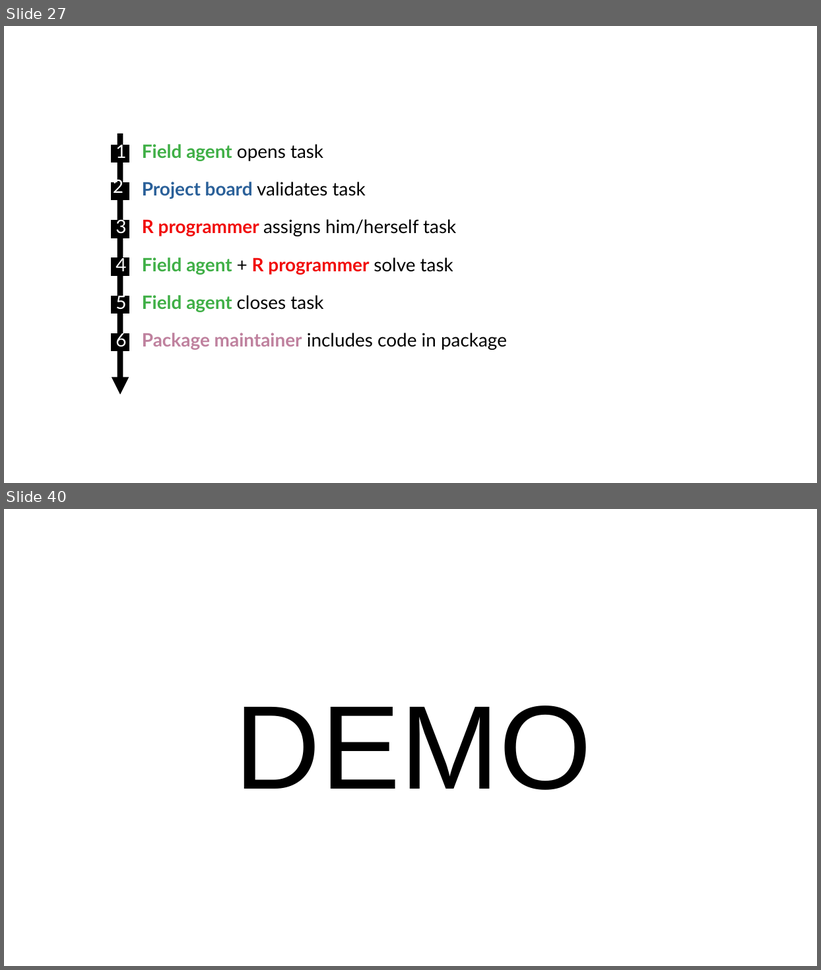
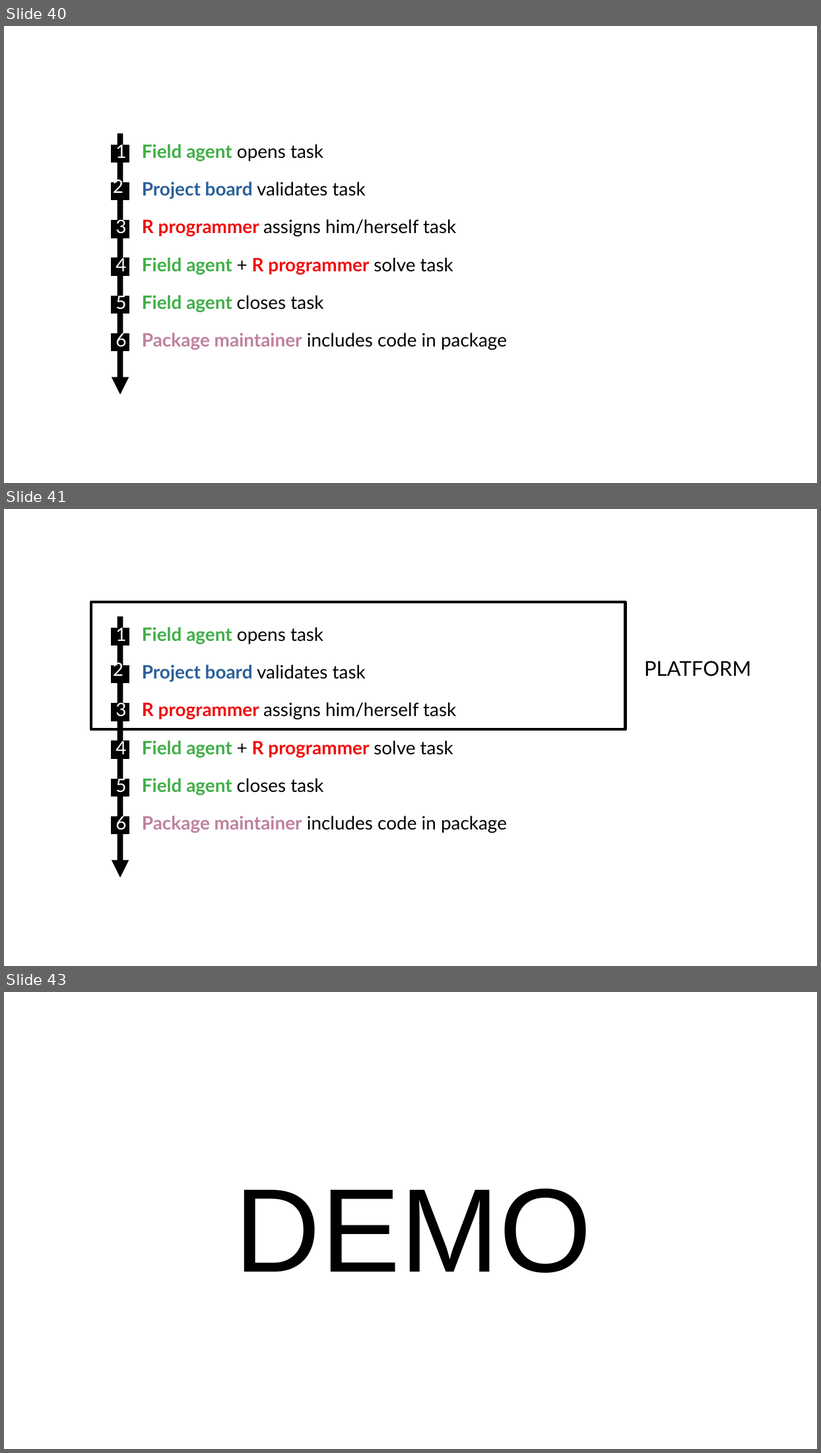
Before and after one commit to matthieugold/covid-19-challenge, a slide deck: docs/dscc_presentation/dscc_presentation.odp. Shown one above the other, each under a label of ours: slides 27 and 40 before the commit, slides 40, 41 and 43 after it; the slides between them are not shown. The pictures are 821x970 and 821x1453 pixels, drawn with LibreOffice and Linux fonts; fonts in the diff are those of the drawing. Boxes give left, top, right and bottom in pixels: in the first picture for what was removed or moved away, otherwise in the second. Text is boxed around its words. In the diff, an @@ line names an element or a change of style, - is before the commit and + after.

```diff
--- a/docs/dscc_presentation/dscc_presentation.odp
+++ b/docs/dscc_presentation/dscc_presentation.odp
@@ slide 41 added at (4, 509, 817, 966), background #FFFFFF @@
@@ rectangle added at (91, 602, 625, 729), outline #000000 2.83 pt @@
@@ text added at (116, 625, 126, 641), 18 pt, text #FFFFFF @@
+1
@@ arrow added from (120, 617) to (120, 878), #000000 5.67 pt @@
@@ text added at (142, 627, 323, 644), 18 pt, text #3FAF46, bold @@
+Field agent opens task
@@ rectangle added at (112, 628, 129, 646), fill #000000, outline #000000 0 pt @@
@@ rectangle added at (112, 666, 129, 684), fill #000000, outline #000000 0 pt @@
@@ text added at (113, 660, 123, 676), 18 pt, text #FFFFFF @@
+2
@@ text added at (142, 665, 366, 682), 18 pt, text #000000 @@
+Project board validates task
@@ text added at (644, 661, 751, 677), 20 pt, text #000000 @@
+PLATFORM
@@ rectangle added at (112, 704, 129, 722), fill #000000, outline #000000 0 pt @@
@@ text added at (116, 700, 126, 717), 18 pt, text #FFFFFF @@
+3
@@ text added at (142, 702, 456, 720), 18 pt, text #000000 @@
+R programmer assigns him/herself task
@@ rectangle added at (112, 741, 129, 759), fill #000000, outline #000000 0 pt @@
@@ text added at (116, 739, 126, 755), 18 pt, text #FFFFFF @@
+4
@@ text added at (142, 741, 453, 758), 18 pt, text #F10D0C, bold @@
+Field agent + R programmer solve task
@@ rectangle added at (112, 779, 129, 797), fill #000000, outline #000000 0 pt @@
@@ text added at (116, 776, 126, 793), 18 pt, text #FFFFFF @@
+5
@@ text added at (142, 778, 323, 795), 18 pt, text #3FAF46, bold @@
+Field agent closes task
@@ rectangle added at (112, 817, 129, 834), fill #000000, outline #000000 0 pt @@
@@ text added at (116, 814, 126, 830), 18 pt, text #FFFFFF @@
+6
@@ text added at (142, 816, 507, 833), 18 pt, text #000000 @@
+Package maintainer includes code in package
@@ what was slide 27 is now slide 40 @@
@@ what was slide 40 is now slide 43 @@
```
Also in this commit, not shown: 2 slides changed, 2 other slides added.
